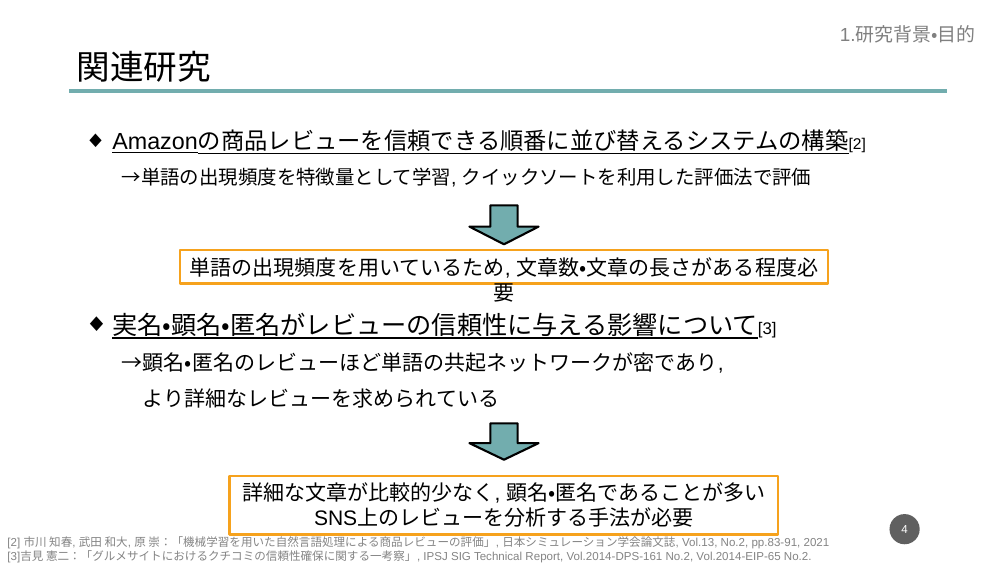
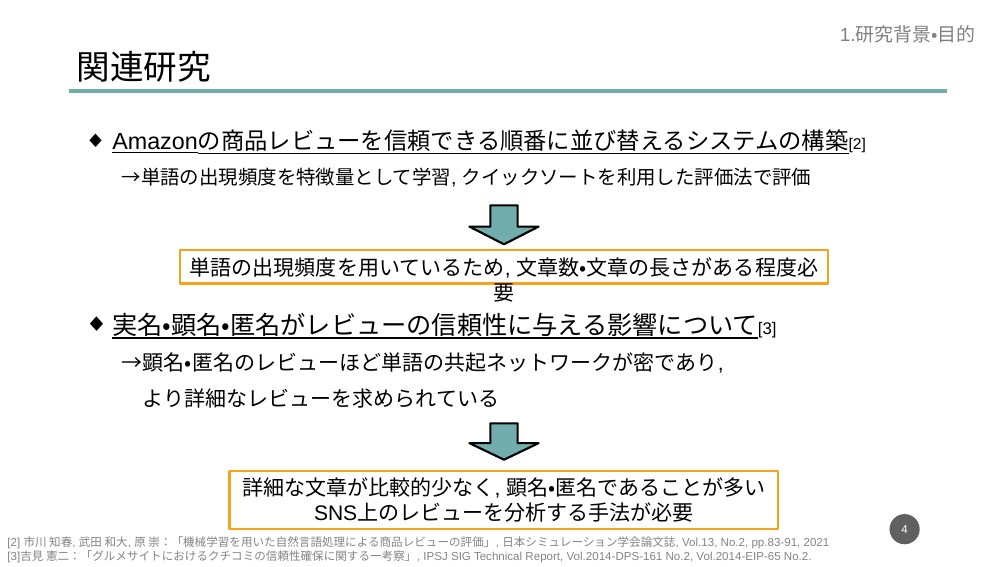
Before and after one commit to dora937nishikori/investigation, a slide deck: slide 4 of 修論/修論発表資料.pptx. Drawn at 1008x567 pixels with LibreOffice and Linux fonts; fonts in the diff are those of the drawing. Boxes give left, top, right and bottom in pixels: in the first picture for what was removed or moved away, otherwise in the second. Text is boxed around its words. In the diff, an @@ line names an element or a change of style, - is before the commit and + after.

```diff
--- a/修論/修論発表資料.pptx
+++ b/修論/修論発表資料.pptx
@@ rectangle "詳細な文章が比較的少なく, 顕名・匿名であることが多い": place and size @@
-rectangle "詳細な文章が比較的少なく, 顕名・匿名であることが多い" at [230,476,779,535]
+rectangle "詳細な文章が比較的少なく, 顕名・匿名であることが多い" at [230,471,779,529]
```
Also in this commit, not shown: 1 other slide changed.
